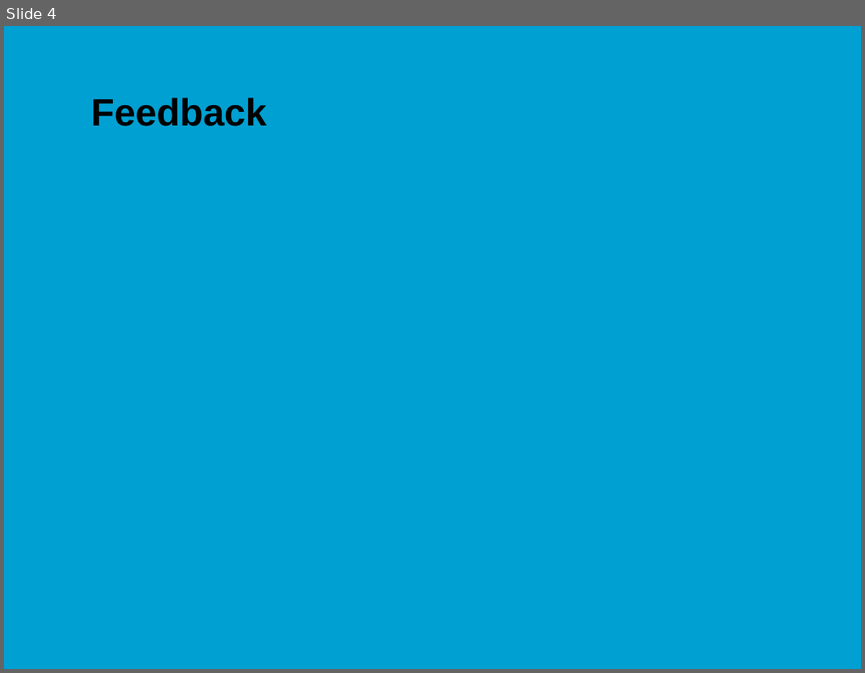
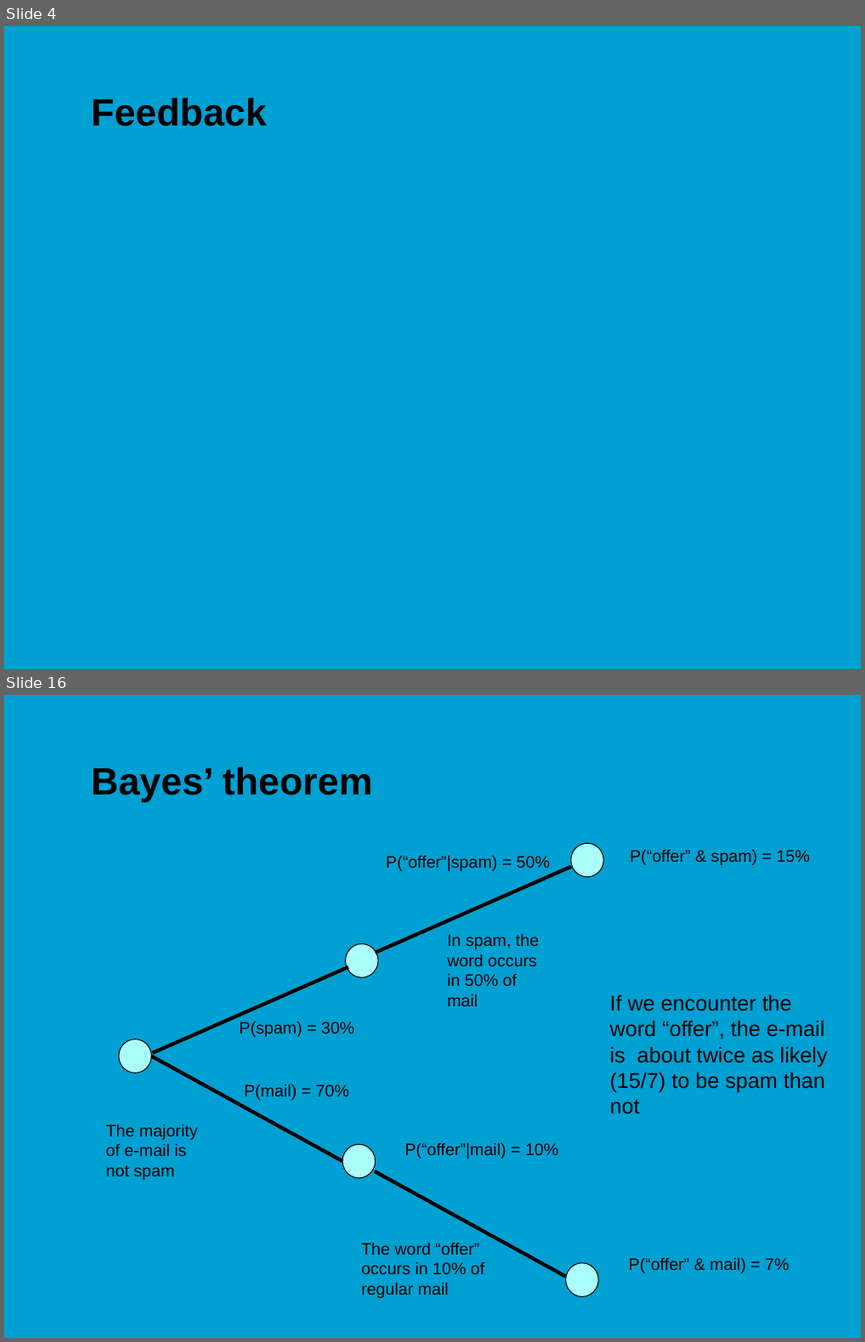
Before and after one commit to jonasmoons/data-driven-learning, a slide deck: slides/ddl-w8l1.pptx. Shown one above the other, each under a label of ours: slide 4 before the commit, slides 4 and 16 after it; the slides between them are not shown. The pictures are 865x673 and 865x1342 pixels, drawn with LibreOffice and Linux fonts; fonts in the diff are those of the drawing; background and template pictures are left out. Boxes give left, top, right and bottom in pixels: in the first picture for what was removed or moved away, otherwise in the second. Text is boxed around its words. In the diff, an @@ line names an element or a change of style, - is before the commit and + after.

```diff
--- a/slides/ddl-w8l1.pptx
+++ b/slides/ddl-w8l1.pptx
@@ slide 16 added at box(4, 695, 861, 1338), background picture (left out) @@
@@ title added at box(91, 766, 373, 801), 32 pt, text #000000, bold @@
+Bayes’ theorem
@@ ellipse added at box(570, 843, 603, 877), fill #AAFFFD, outline #000000 0.75 pt @@
@@ line added from (375, 952) to (571, 867), #000000 3 pt @@
@@ text added at box(386, 855, 550, 871), 14 pt, text #000000 @@
+P(“offer”|spam) = 50%
@@ text added at box(630, 849, 810, 865), 14 pt, text #000000 @@
+P(“offer” & spam) = 15%
@@ ellipse added at box(345, 943, 377, 977), fill #AAFFFD, outline #000000 0.75 pt @@
@@ text added at box(447, 933, 539, 1006), 14 pt, text #000000 @@
+In spam, the word occurs in 50% of mail
@@ line added from (152, 1053) to (348, 967), #000000 3 pt @@
@@ text added at box(610, 994, 828, 1114), 18 pt, text #000000 @@
+If we encounter the word “offer”, the e-mail is about twice as likely (15/7) to be spam than not
@@ text added at box(239, 1021, 354, 1037), 14 pt, text #000000 @@
+P(spam) = 30%
@@ ellipse added at box(119, 1038, 151, 1072), fill #AAFFFD, outline #000000 0.75 pt @@
@@ line added from (151, 1055) to (342, 1161), #000000 3 pt @@
@@ text added at box(244, 1083, 349, 1100), 14 pt, text #000000 @@
+P(mail) = 70%
@@ text added at box(106, 1123, 198, 1179), 14 pt, text #000000 @@
+The majority of e-mail is not spam
@@ ellipse added at box(342, 1144, 375, 1178), fill #AAFFFD, outline #000000 0.75 pt @@
@@ text added at box(405, 1142, 558, 1158), 14 pt, text #000000 @@
+P(“offer”|mail) = 10%
@@ line added from (375, 1171) to (565, 1276), #000000 3 pt @@
@@ text added at box(361, 1242, 484, 1298), 14 pt, text #000000 @@
+The word “offer”
+occurs in 10% of
+regular mail
@@ ellipse added at box(565, 1262, 598, 1296), fill #AAFFFD, outline #000000 0.75 pt @@
@@ text added at box(629, 1257, 789, 1273), 14 pt, text #000000 @@
+P(“offer” & mail) = 7%
```
Also in this commit, not shown: 2 slides changed, 15 other slides added, 1 slide removed, 41 other files.
